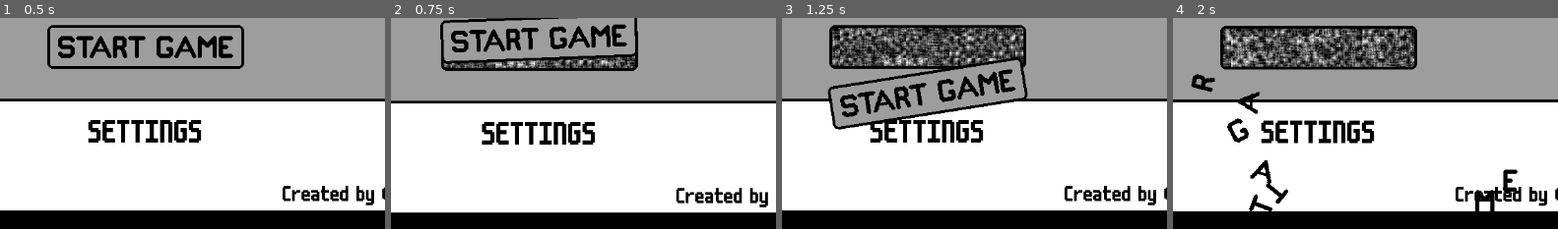
Above: before the commit, frames 1-4 (left to right).
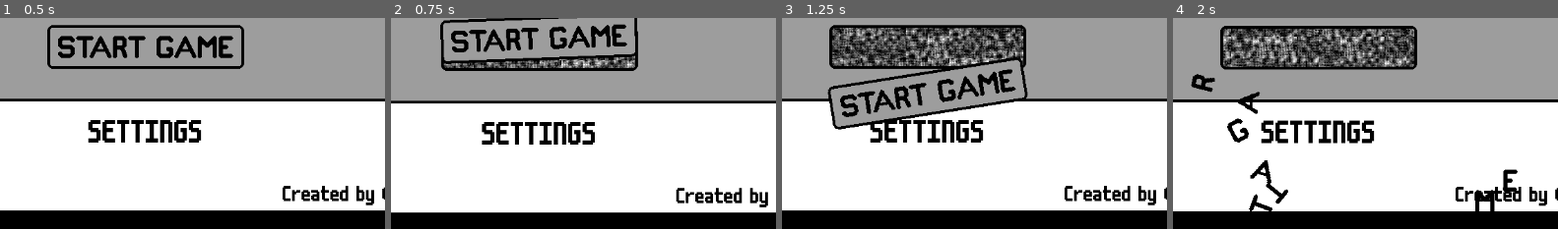
Above: after the commit, the same moments.

Repository: conor-wilson/secret-sapphire
Game: Godot game, scene res://scenes/main.tscn
Same seed, same stepped clock (60 frames per second), same inputs: the game is played once before the commit and once after it.
Inputs (mouse positions are % of the whole screen's width and height, from its top left):
- Up to frame 1 (0.5 s): no input
- Up to frame 2 (0.75 s): tap Enter at 0.5 s; move the mouse to (49, 56) at 0.52 s; click (49, 56) at 0.6 s
- Up to frame 3 (1.25 s): no input
- Up to frame 4 (2 s): move the mouse to (29, 54) at 1.27 s; click (29, 54) at 1.35 s
The pictures show only the part of the screen within x 30-80%, y 49-99%; the shares and areas given below are measured in that part.

Frame 1 is identical in both runs. In frame 2, 1.3% of the frame differs, in the area x 13-64%, y 18-24%; in frame 3, 5.6%; in frame 4, 5.9%, in the area x 13-63%, y 5-24%.

Commit message:
Refactored DialogueSequence class to delete itself when the dialogue is complete

Diff:
--- a/let-me-play/scenes/dialogue_sequence.gd
+++ b/let-me-play/scenes/dialogue_sequence.gd
@@ -1,4 +1,4 @@
-extends Node
+class_name DialogueSequence extends Node2D
 
 @onready var dialogue_box_scene = preload("res://scenes/dialogue_box.tscn")
 
@@ -6,12 +6,11 @@
 var line_queue: Array[String] = [] # The list of lines that are queued to be displayed.
 
 # TODO: Find a way to get rid of the below vars. They feel unnecessary.
-var dialogue_box_position: Vector2
 var dialogue_linger_time: float = 2
 
-# start_dialogue starts a new dialogue session that displays the provided lines
-# at the provided position. The optional linger_time input determines the amount
-# of seconds that each line should stay on the screen before moving on.
+# start_dialogue starts the dialogue sequence, displaying the provided lines one
+# by one at the provided position. The optional linger_time input determines the
+# amount of seconds that each line should stay on the screen before moving on.
 func start_dialogue(position: Vector2, lines: Array[String], linger_time:float=2):
 
 	# Exit early if there's already an active dialogue box
@@ -19,7 +18,7 @@
 		return
 
 	# Set the class-scoped components
-	dialogue_box_position = position
+	self.position = position
 	line_queue = lines
 	dialogue_linger_time = linger_time
 
@@ -40,7 +39,7 @@
 
 	# Rig the box up to work as it should
 	dialogue_box.finished_displaying.connect(_on_dialogue_box_finished_displaying)
-	dialogue_box.global_position = dialogue_box_position
+	dialogue_box.global_position = position
 
 	# Display the next text in the queue
 	dialogue_box.display_text(line_queue.pop_front())
@@ -55,6 +54,11 @@
 # _advance_dialogue() clears the current dialogue box, and spawns a new one with
 # the next line in the queue if one exists.
 func _advance_dialogue() -> void:
-	if dialogue_box != null:
-		dialogue_box.queue_free()
-		_show_dialogue_box()
+
+	# Check to see if the sequence has completed
+	if dialogue_box == null:
+		queue_free()
+		return
+
+	dialogue_box.queue_free()
+	_show_dialogue_box()
--- a/let-me-play/scenes/dialogue_sequence.tscn
+++ b/let-me-play/scenes/dialogue_sequence.tscn
@@ -2,5 +2,5 @@
 
 [ext_resource type="Script" path="res://scenes/dialogue_sequence.gd" id="1_afh71"]
 
-[node name="DialogueSequence" type="Node"]
+[node name="DialogueSequence" type="Node2D"]
 script = ExtResource("1_afh71")
--- a/let-me-play/singletons/dialogue_manager.gd
+++ b/let-me-play/singletons/dialogue_manager.gd
@@ -2,6 +2,9 @@
 
 @onready var dialogue_sequence_scene = preload("res://scenes/dialogue_sequence.tscn")
 
+# new_dialogue_sequence starts a new dialogue sequence at the provided position,
+# displaying a dialogue box with the provided lines. The optional linger_time
+# input determines how long the text box lingers for between lines.
 func new_dialogue_sequence(position: Vector2, lines: Array[String], linger_time:float=2):
 	var sequence = dialogue_sequence_scene.instantiate()
 	get_tree().root.add_child(sequence)
